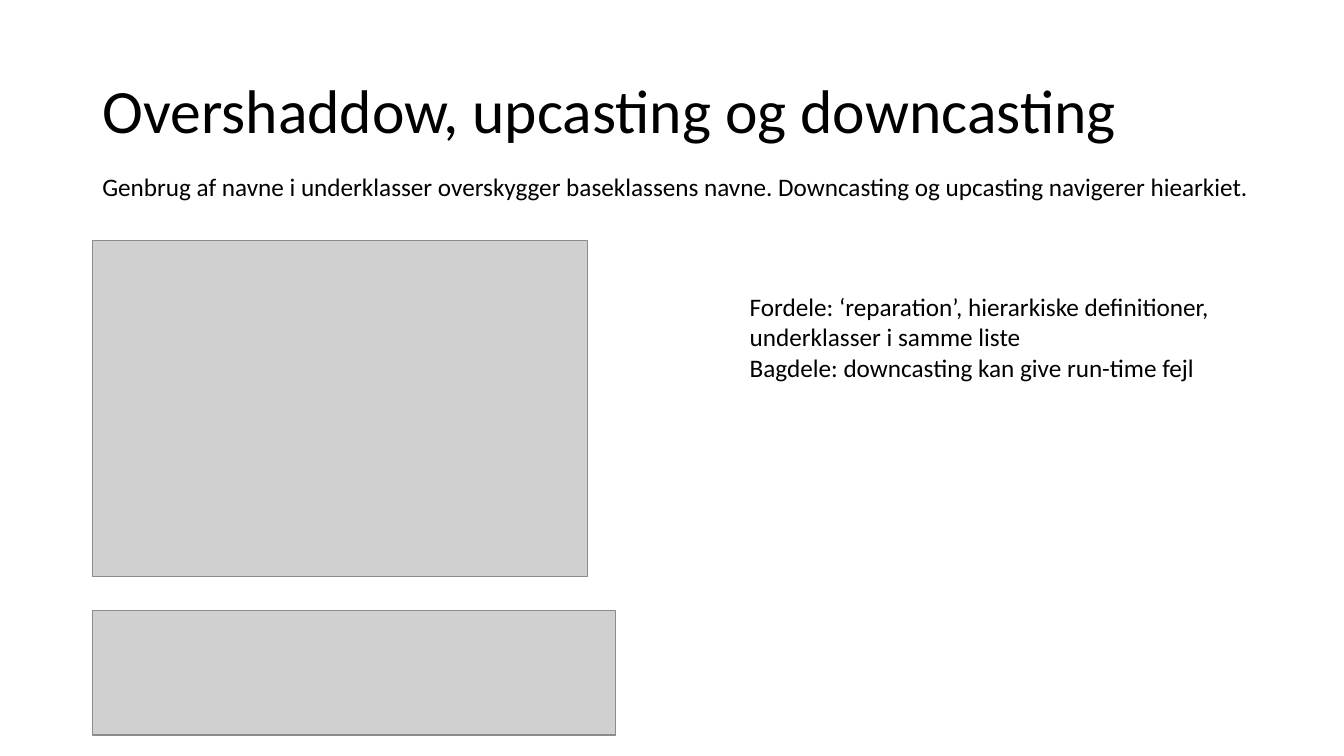
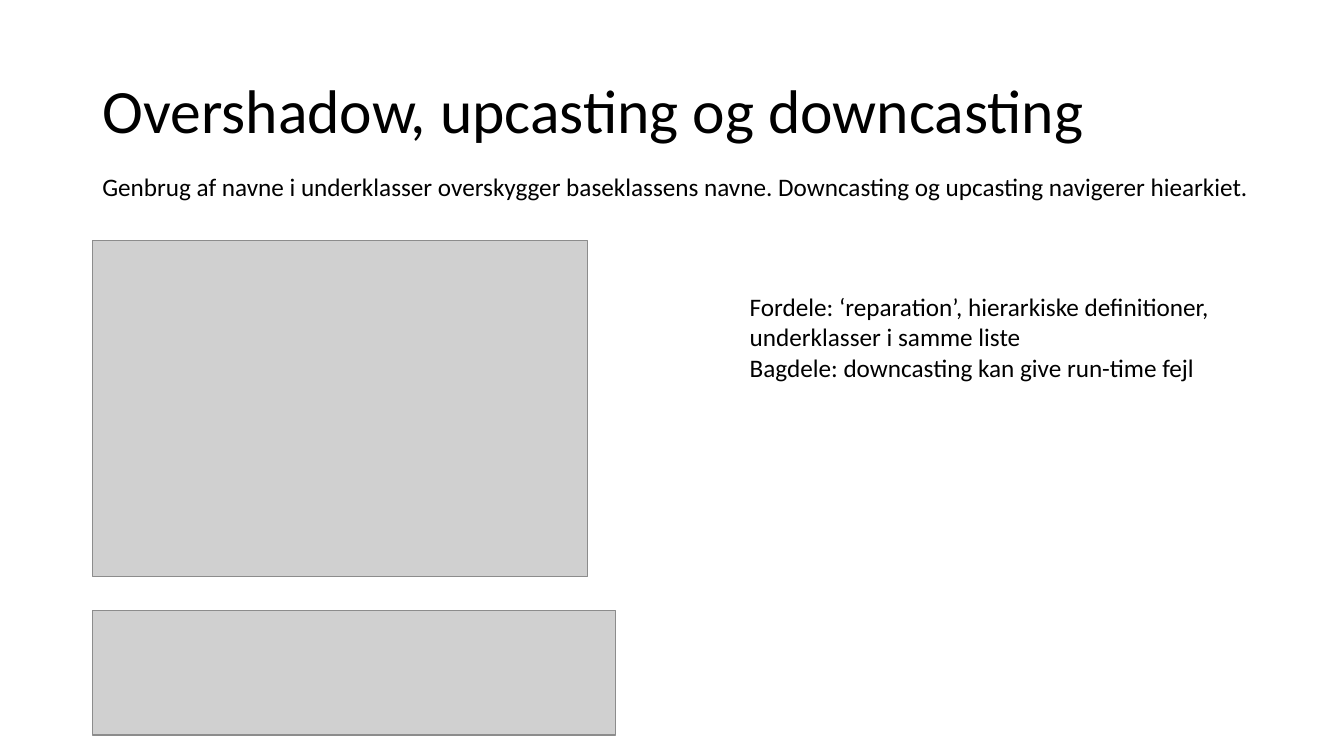
Before and after one commit to fisterloegsovs/pop22, a slide deck: slide 8 of lectures/14.1-3/lecture14.1.pptx. Drawn at 1344x756 pixels with LibreOffice and Linux fonts; fonts in the diff are those of the drawing; grey boxes stand for pictures. Boxes give left, top, right and bottom in pixels: in the first picture for what was removed or moved away, otherwise in the second. Text is boxed around its words. In the diff, an @@ line names an element or a change of style, - is before the commit and + after.

```diff
--- a/lectures/14.1-3/lecture14.1.pptx
+++ b/lectures/14.1-3/lecture14.1.pptx
@@ title at [102,90,1083,144]: text changed @@
-Overshaddow, upcasting og downcasting
+Overshadow, upcasting og downcasting
```
Also in this commit, not shown: 3 other slides changed, 2 other files.
